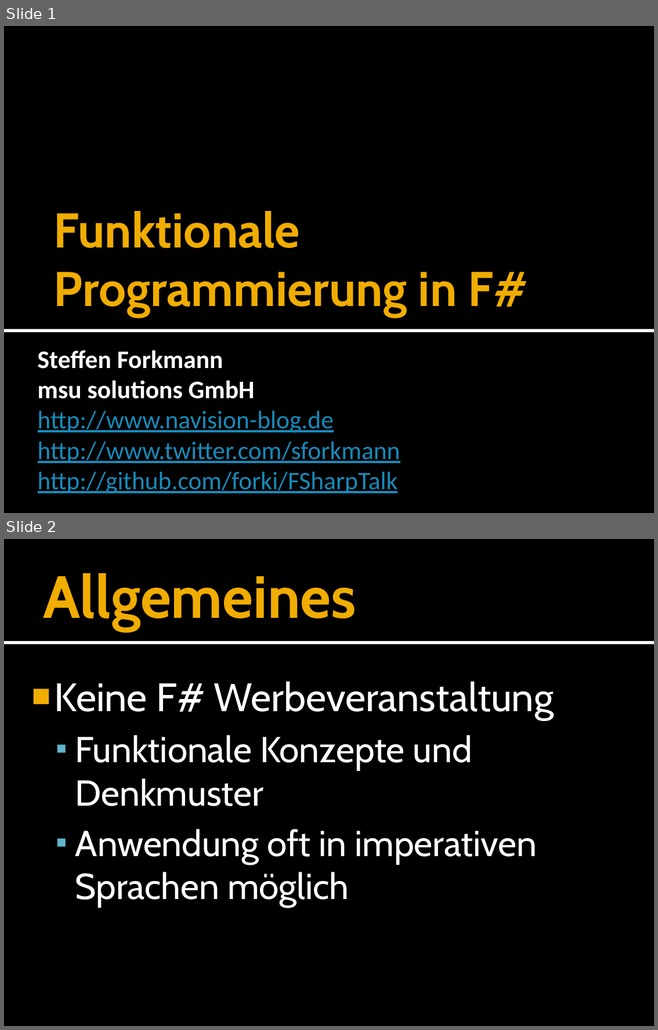
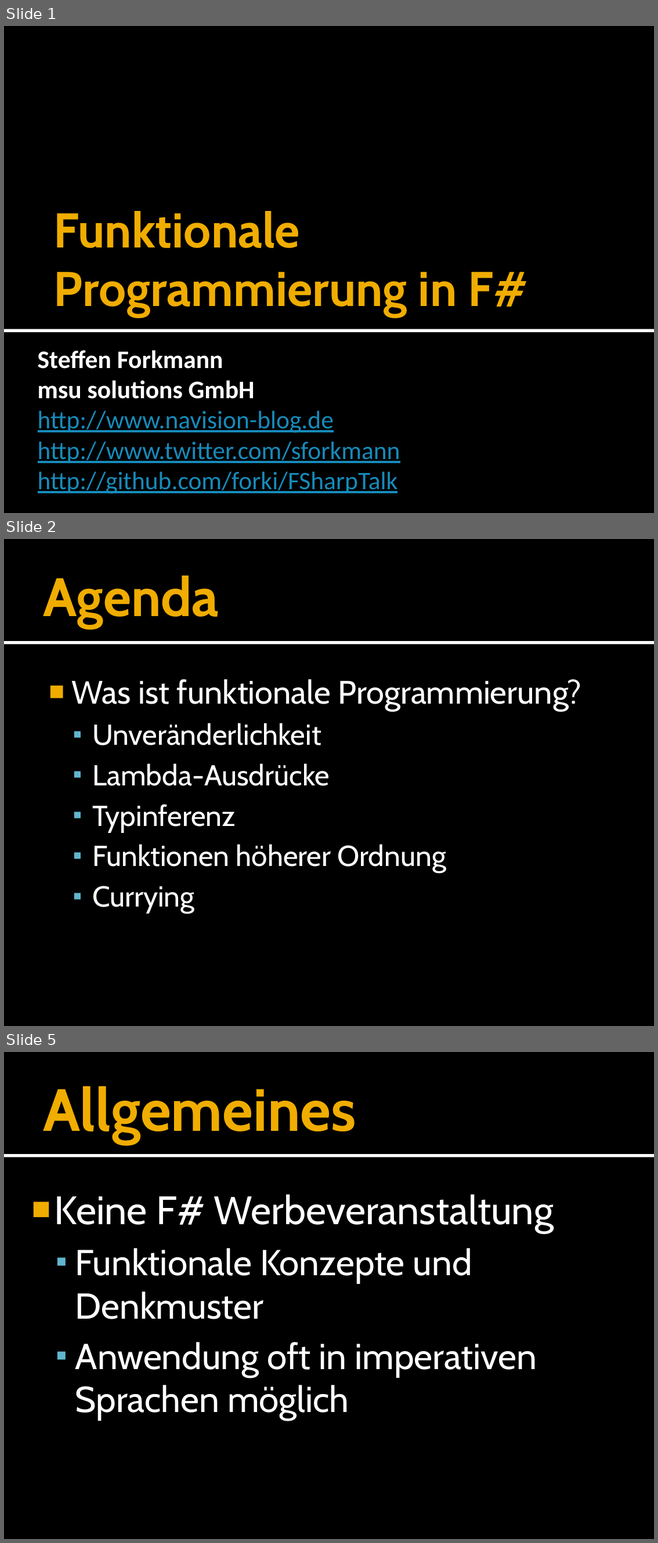
Before and after one commit to forki/FSharpTalk, a slide deck: IntroductionToFSharp.pptx. Shown one above the other, each under a label of ours: slides 1 and 2 before the commit, slides 1, 2 and 5 after it; the slides between them are not shown. The pictures are 658x1030 and 658x1543 pixels, drawn with LibreOffice and Linux fonts; fonts in the diff are those of the drawing. Boxes give left, top, right and bottom in pixels: in the first picture for what was removed or moved away, otherwise in the second. Text is boxed around its words. In the diff, an @@ line names an element or a change of style, - is before the commit and + after.

Commit message:
Added Agenda.

```diff
--- a/IntroductionToFSharp.pptx
+++ b/IntroductionToFSharp.pptx
@@ slide 2 added at (x1=4, y1=539, x2=654, y2=1026), background #000000; not listed: 2 template elements that a slide beside it also shows @@
@@ title added at (x1=43, y1=576, x2=219, y2=628), 60 pt, text #F0AD00, bold @@
+Agenda
@@ text added at (x1=71, y1=679, x2=582, y2=913), 32 pt, text #FFFFFF @@
+■ Was ist funktionale Programmierung?
+  ▪ Unveränderlichkeit
+  ▪ Lambda-Ausdrücke
+  ▪ Typinferenz
+  ▪ Funktionen höherer Ordnung
+  ▪ Currying
@@ what was slide 2 is now slide 5 @@
```
Also in this commit, not shown: 2 slides changed, 1 other slide added, 1 other file.
